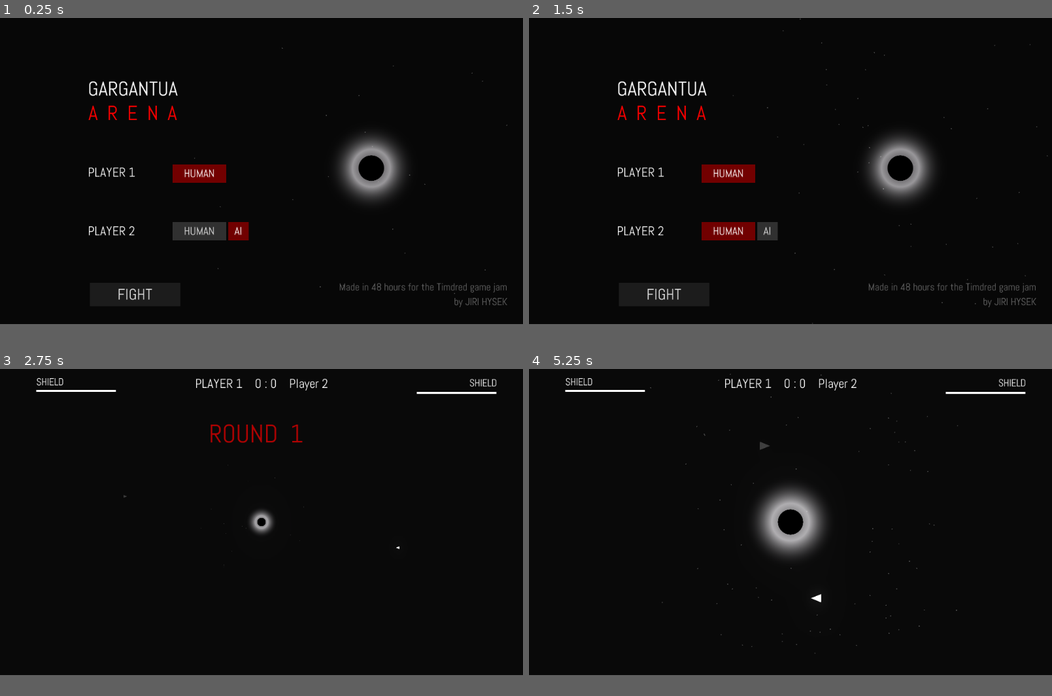
Above: before the commit, frames 1-4 (two rows, left to right).
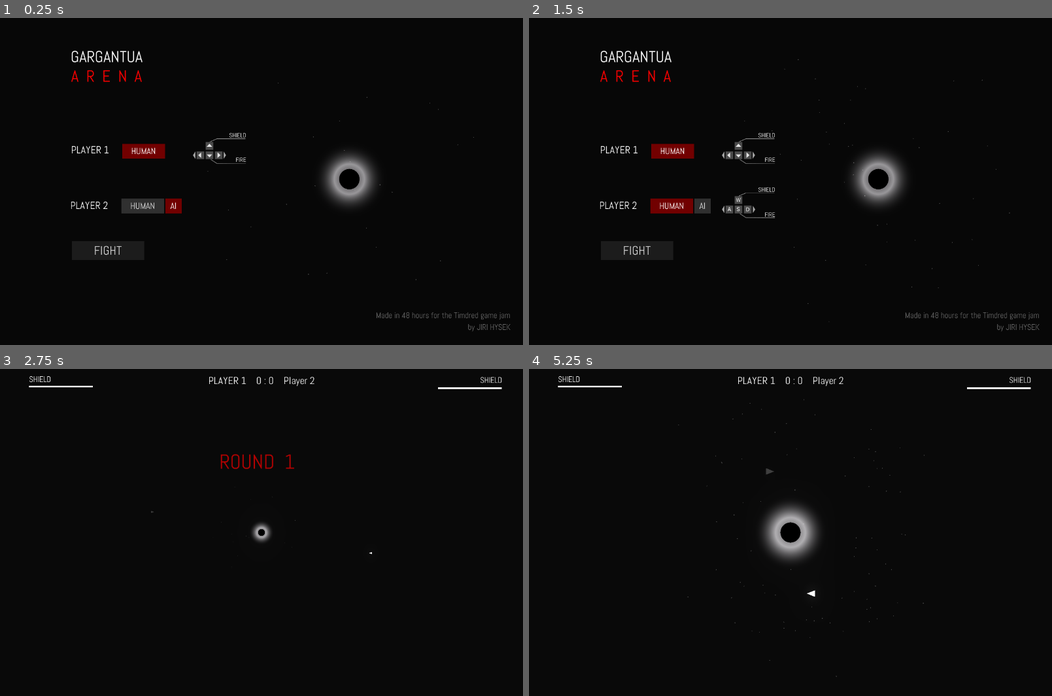
Above: after the commit, the same moments.

Repository: jhysek/gargantua-arena
Game: Godot game, scene res://Menu.tscn
Same seed, same stepped clock (60 frames per second), same inputs: the game is played once before the commit and once after it. Sound files missing from this copy of the repository are replaced by a short silence.
Inputs:
- Up to frame 1 (0.25 s): no input
- Up to frame 2 (1.5 s): click "AI" at 0.5 s; click "HUMAN" at 1.25 s
- Up to frame 3 (2.75 s): click "FIGHT" at 2 s
- Up to frame 4 (5.25 s): hold Right (ui_right) 2.78-3.53 s; tap Enter at 3.5 s; hold Down (ui_down) 3.53-4.28 s; hold Right (ui_right) 4.28-5.03 s; hold Up (ui_up) from 5.03 s (still down)
In our replay, the window is 800x468 before the commit and 800x500 after it. These sizes can differ from the game's own. Grey fills any space a smaller window leaves; there, only what the larger window draws over its background counts as a difference.

The runs differ from the first frame. In frame 1, 6.7% of the frame differs, in the area x 13-98%, y 9-96%; in frame 2, 6.9%, in the area x 13-100%, y 0-96%; in frame 3, 1.7%; in frame 4, 2.8%.

Commit message:
Controls

Diff:
--- a/Components/Ship/Ship.tscn
+++ b/Components/Ship/Ship.tscn
@@ -94,7 +94,7 @@
 custom_solver_bias = 0.0
 radius = 20.4819
 
-[node name="Ship" type="KinematicBody2D" index="0"]
+[node name="Ship" type="KinematicBody2D"]
 
 position = Vector2( 1000, 130 )
 input_pickable = false
--- a/Menu.gd
+++ b/Menu.gd
@@ -12,7 +12,9 @@
 func _on_AI_pressed():
 	player2 = 0
 	$CanvasLayer/UI/Player2/HUMAN.pressed = false
+	$CanvasLayer/UI/Player2/Controls.hide()
 
 func _on_HUMAN_pressed():
 	player2 = 2
 	$CanvasLayer/UI/Player2/AI.pressed = false
+	$CanvasLayer/UI/Player2/Controls.show()
--- a/Menu.tscn
+++ b/Menu.tscn
@@ -1,9 +1,11 @@
-[gd_scene load_steps=17 format=2]
+[gd_scene load_steps=20 format=2]
 
 [ext_resource path="res://Menu.gd" type="Script" id=1]
 [ext_resource path="res://Components/Blackhole/Blackhole.tscn" type="PackedScene" id=2]
 [ext_resource path="res://Assets/abel-regular.otf" type="DynamicFontData" id=3]
-[ext_resource path="res://Assets/Zander Noriega - Perpetual Tension.wav" type="AudioStream" id=4]
+[ext_resource path="res://Assets/controlarrows.png" type="Texture" id=4]
+[ext_resource path="res://Assets/controlwasd.png" type="Texture" id=5]
+[ext_resource path="res://Assets/Zander Noriega - Perpetual Tension.wav" type="AudioStream" id=6]
 
 [sub_resource type="DynamicFont" id=1]
 
@@ -116,6 +118,14 @@
 [sub_resource type="DynamicFont" id=9]
 
 size = 22
+use_mipmaps = true
+use_filter = true
+font_data = ExtResource( 3 )
+_sections_unfolded = [ "Font", "Settings" ]
+
+[sub_resource type="DynamicFont" id=13]
+
+size = 15
 use_mipmaps = true
 use_filter = true
 font_data = ExtResource( 3 )
@@ -272,11 +282,11 @@
 adjustment_saturation = 1.0
 _sections_unfolded = [ "Glow" ]
 
-[node name="Menu" type="Node2D"]
+[node name="Menu" type="Node2D" index="0"]
 
 script = ExtResource( 1 )
 __meta__ = {
-"_edit_vertical_guides_": [ 173.242, 336.152 ]
+"_edit_vertical_guides_": [ 173.242, 336.152, 504.442 ]
 }
 
 [node name="Blackhole" parent="." index="0" instance=ExtResource( 2 )]
@@ -311,10 +321,10 @@
 anchor_top = 0.0
 anchor_right = 0.0
 anchor_bottom = 0.0
-margin_left = 172.0
-margin_top = 113.0
-margin_right = 546.0
-margin_bottom = 177.0
+margin_left = 173.0
+margin_top = 69.0
+margin_right = 547.0
+margin_bottom = 133.0
 rect_pivot_offset = Vector2( 0, 0 )
 rect_clip_content = false
 mouse_filter = 2
@@ -358,10 +368,10 @@
 anchor_top = 0.0
 anchor_right = 0.0
 anchor_bottom = 0.0
-margin_left = 172.0
-margin_top = 286.0
-margin_right = 546.0
-margin_bottom = 350.0
+margin_left = 174.0
+margin_top = 306.0
+margin_right = 548.0
+margin_bottom = 370.0
 rect_pivot_offset = Vector2( 0, 0 )
 rect_clip_content = false
 mouse_filter = 2
@@ -381,10 +391,10 @@
 anchor_top = 0.0
 anchor_right = 0.0
 anchor_bottom = 0.0
-margin_left = 166.0
-margin_top = 1.0
-margin_right = 271.0
-margin_bottom = 37.0
+margin_left = 125.0
+margin_top = 2.0
+margin_right = 230.0
+margin_bottom = 38.0
 rect_pivot_offset = Vector2( 0, 0 )
 rect_clip_content = false
 focus_mode = 2
@@ -408,6 +418,58 @@
 align = 1
 _sections_unfolded = [ "Margin", "Theme", "custom_colors", "custom_fonts", "custom_styles" ]
 
+[node name="Sprite" type="Sprite" parent="CanvasLayer/UI/Player1" index="1"]
+
+position = Vector2( 363.36, 19.7895 )
+scale = Vector2( 0.650921, 0.659768 )
+texture = ExtResource( 4 )
+
+[node name="Label" type="Label" parent="CanvasLayer/UI/Player1" index="2"]
+
+anchor_left = 0.0
+anchor_top = 0.0
+anchor_right = 0.0
+anchor_bottom = 0.0
+margin_left = 387.0
+margin_top = -29.0
+margin_right = 428.0
+margin_bottom = -9.0
+rect_pivot_offset = Vector2( 0, 0 )
+rect_clip_content = false
+mouse_filter = 2
+mouse_default_cursor_shape = 0
+size_flags_horizontal = 1
+size_flags_vertical = 4
+custom_fonts/font = SubResource( 13 )
+text = "SHIELD"
+percent_visible = 1.0
+lines_skipped = 0
+max_lines_visible = -1
+_sections_unfolded = [ "custom_fonts" ]
+
+[node name="Label2" type="Label" parent="CanvasLayer/UI/Player1" index="3"]
+
+anchor_left = 0.0
+anchor_top = 0.0
+anchor_right = 0.0
+anchor_bottom = 0.0
+margin_left = 403.0
+margin_top = 31.0
+margin_right = 444.0
+margin_bottom = 51.0
+rect_pivot_offset = Vector2( 0, 0 )
+rect_clip_content = false
+mouse_filter = 2
+mouse_default_cursor_shape = 0
+size_flags_horizontal = 1
+size_flags_vertical = 4
+custom_fonts/font = SubResource( 13 )
+text = "FIRE"
+percent_visible = 1.0
+lines_skipped = 0
+max_lines_visible = -1
+_sections_unfolded = [ "custom_fonts" ]
+
 [node name="Player2" type="Label" parent="CanvasLayer/UI" index="2"]
 
 anchor_left = 0.0
@@ -415,9 +477,9 @@
 anchor_right = 0.0
 anchor_bottom = 0.0
 margin_left = 172.0
-margin_top = 401.0
+margin_top = 442.0
 margin_right = 546.0
-margin_bottom = 465.0
+margin_bottom = 506.0
 rect_pivot_offset = Vector2( 0, 0 )
 rect_clip_content = false
 mouse_filter = 2
@@ -437,10 +499,9 @@
 anchor_top = 0.0
 anchor_right = 0.0
 anchor_bottom = 0.0
-margin_left = 275.0
-margin_top = -1.0
-margin_right = 315.0
-margin_bottom = 35.0
+margin_left = 233.0
+margin_right = 273.0
+margin_bottom = 36.0
 rect_pivot_offset = Vector2( 0, 0 )
 rect_clip_content = false
 mouse_filter = 0
@@ -466,10 +527,9 @@
 anchor_top = 0.0
 anchor_right = 0.0
 anchor_bottom = 0.0
-margin_left = 166.0
-margin_top = -1.0
-margin_right = 271.0
-margin_bottom = 35.0
+margin_left = 125.0
+margin_right = 230.0
+margin_bottom = 36.0
 rect_pivot_offset = Vector2( 0, 0 )
 rect_clip_content = false
 mouse_filter = 0
@@ -488,6 +548,63 @@
 align = 1
 _sections_unfolded = [ "Margin", "Theme", "custom_fonts", "custom_styles" ]
 
+[node name="Controls" type="Node2D" parent="CanvasLayer/UI/Player2" index="2"]
+
+visible = false
+
+[node name="Sprite2" type="Sprite" parent="CanvasLayer/UI/Player2/Controls" index="0"]
+
+position = Vector2( 365.36, 16.2948 )
+scale = Vector2( 0.650921, 0.659768 )
+texture = ExtResource( 5 )
+_sections_unfolded = [ "Transform" ]
+
+[node name="Label3" type="Label" parent="CanvasLayer/UI/Player2/Controls" index="1"]
+
+anchor_left = 0.0
+anchor_top = 0.0
+anchor_right = 0.0
+anchor_bottom = 0.0
+margin_left = 389.0
+margin_top = -32.0
+margin_right = 430.0
+margin_bottom = -12.0
+rect_pivot_offset = Vector2( 0, 0 )
+rect_clip_content = false
+mouse_filter = 2
+mouse_default_cursor_shape = 0
+size_flags_horizontal = 1
+size_flags_vertical = 4
+custom_fonts/font = SubResource( 13 )
+text = "SHIELD"
+percent_visible = 1.0
+lines_skipped = 0
+max_lines_visible = -1
+_sections_unfolded = [ "custom_fonts" ]
+
+[node name="Label4" type="Label" parent="CanvasLayer/UI/Player2/Controls" index="2"]
+
+anchor_left = 0.0
+anchor_top = 0.0
+anchor_right = 0.0
+anchor_bottom = 0.0
+margin_left = 405.0
+margin_top = 29.0
+margin_right = 446.0
+margin_bottom = 49.0
+rect_pivot_offset = Vector2( 0, 0 )
+rect_clip_content = false
+mouse_filter = 2
+mouse_default_cursor_shape = 0
+size_flags_horizontal = 1
+size_flags_vertical = 4
+custom_fonts/font = SubResource( 13 )
+text = "FIRE"
+percent_visible = 1.0
+lines_skipped = 0
+max_lines_visible = -1
+_sections_unfolded = [ "custom_fonts" ]
+
 [node name="Button" type="Button" parent="CanvasLayer/UI" index="3"]
 
 anchor_left = 0.0
@@ -495,9 +612,9 @@
 anchor_right = 0.0
 anchor_bottom = 0.0
 margin_left = 176.0
-margin_top = 519.0
+margin_top = 546.0
 margin_right = 353.0
-margin_bottom = 565.0
+margin_bottom = 592.0
 rect_pivot_offset = Vector2( 0, 0 )
 rect_clip_content = false
 focus_mode = 2
--- a/project.godot
+++ b/project.godot
@@ -19,6 +19,11 @@
 Stats="*res://Stats.gd"
 MusicPlayer="*res://MusicPlayer.tscn"
 
+[display]
+
+window/size/width=1280
+window/size/height=800
+
 [input]
 
 ui_left_B=[ Object(InputEventKey,"resource_local_to_scene":false,"resource_name":"","device":0,"alt":false,"shift":false,"control":false,"meta":false,"command":false,"pressed":false,"scancode":65,"unicode":0,"echo":false,"script":null)
Binary file added: Assets/controlarrows.png
Not shown, added: Assets/controlarrows.png.import
Binary file added: Assets/controlwasd.png
Not shown, added: Assets/controlwasd.png.import
Not shown: 1 places in Menu.tscn that only renumber resources
